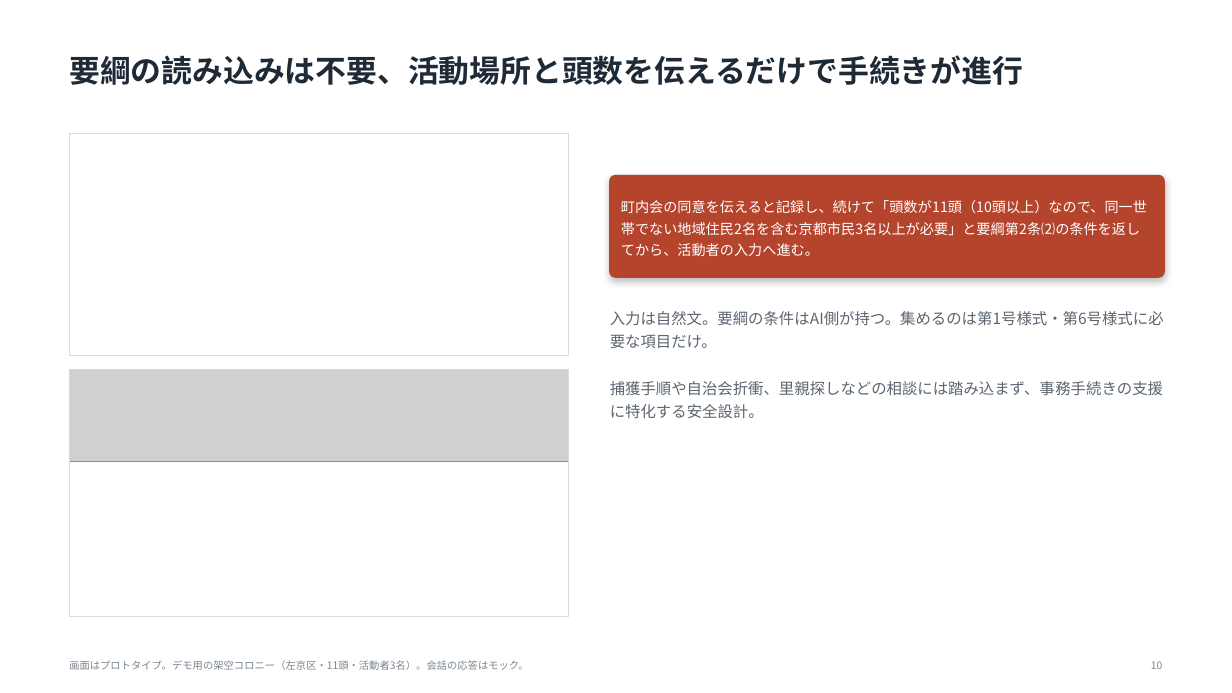
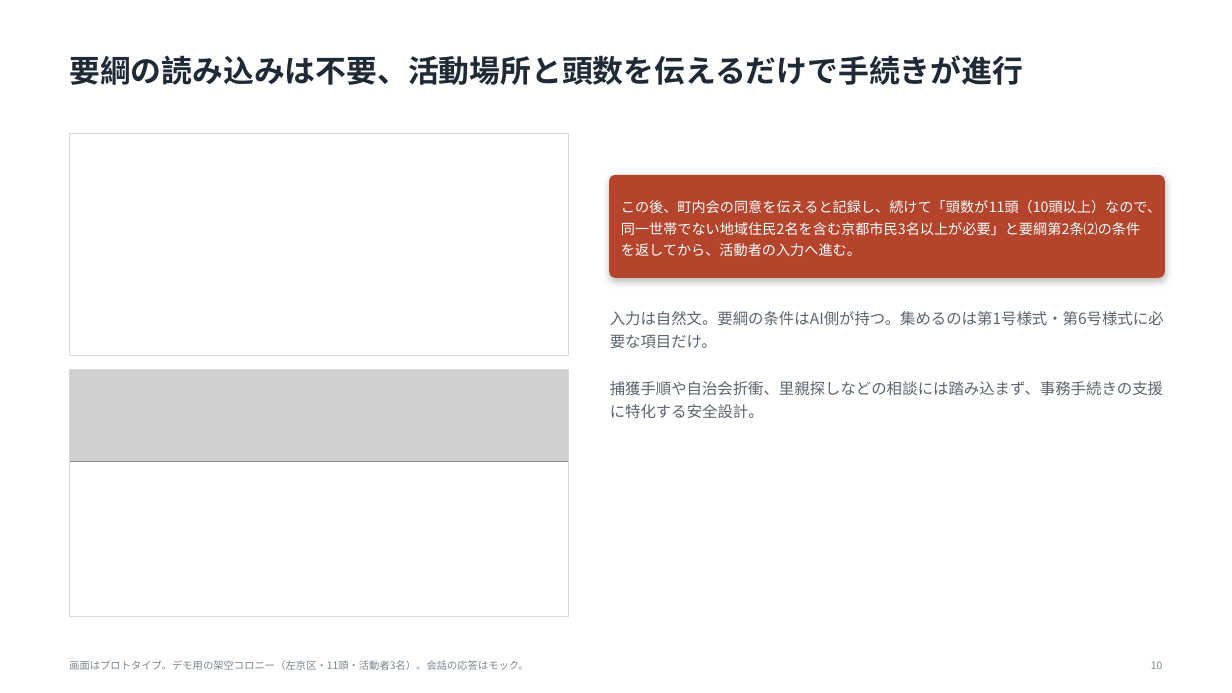
Before and after one commit to tsurutontan634/VORN, a slide deck: slide 10 of docs/deck3/nekonote_VORN2026.pptx. Drawn at 1232x693 pixels with LibreOffice and Linux fonts; fonts in the diff are those of the drawing; grey boxes stand for pictures; background and template pictures are left out. Boxes give left, top, right and bottom in pixels: in the first picture for what was removed or moved away, otherwise in the second. Text is boxed around its words. In the diff, an @@ line names an element or a change of style, - is before the commit and + after.

```diff
--- a/docs/deck3/nekonote_VORN2026.pptx
+++ b/docs/deck3/nekonote_VORN2026.pptx
@@ text at box(621, 200, 1161, 256): text changed @@
-町内会の同意を伝えると記録し、続けて「頭数が11頭（10頭以上）なので、同一世帯でない地域住民2名を含む京都市民3名以上が必要」と要綱第2条⑵の条件を返してから、活動者の入力へ進む。
+この後、町内会の同意を伝えると記録し、続けて「頭数が11頭（10頭以上）なので、同一世帯でない地域住民2名を含む京都市民3名以上が必要」と要綱第2条⑵の条件を返してから、活動者の入力へ進む。
```
Also in this commit, not shown: 6 other slides changed, 3 other files.
